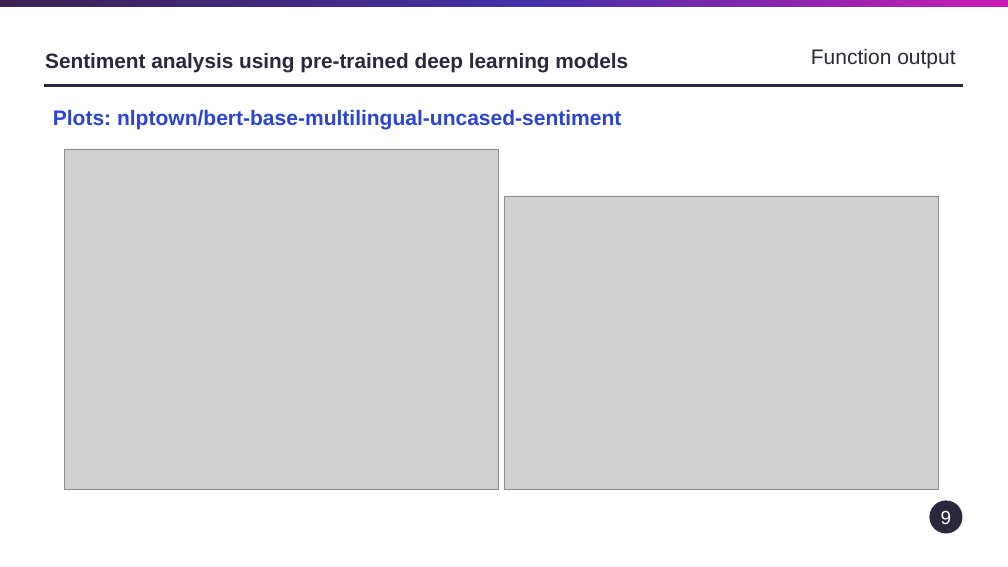
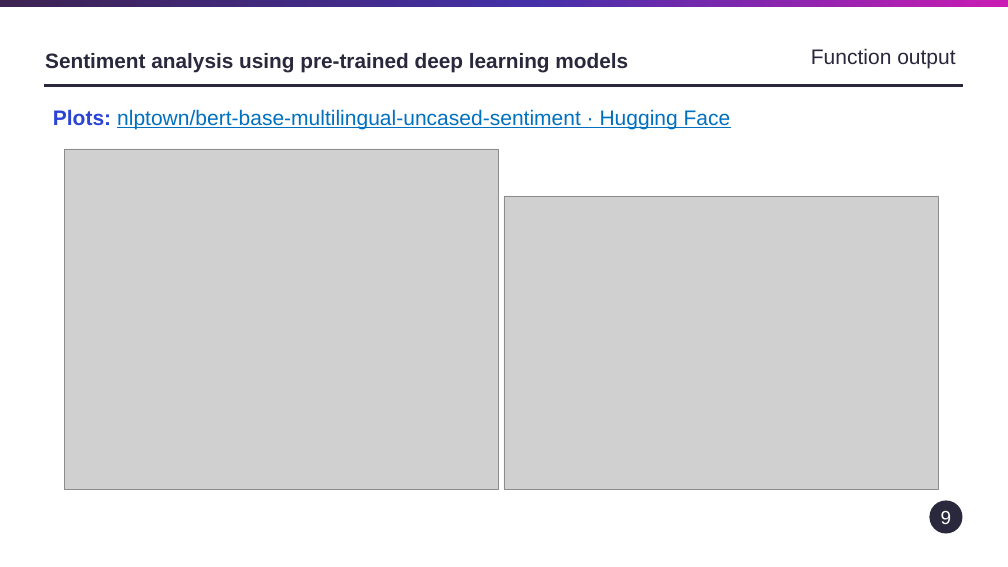
Before and after one commit to VirajOke/My-AI-Projects, a slide deck: slide 9 of nlp-exploration-notebooks-main/nlp-exploration-notebooks-main/Results/NLP_Toolkit - comments.pptx. Drawn at 1008x567 pixels with LibreOffice and Linux fonts; fonts in the diff are those of the drawing; grey boxes stand for pictures. Boxes give left, top, right and bottom in pixels: in the first picture for what was removed or moved away, otherwise in the second. Text is boxed around its words. In the diff, an @@ line names an element or a change of style, - is before the commit and + after.

```diff
--- a/nlp-exploration-notebooks-main/nlp-exploration-notebooks-main/Results/NLP_Toolkit - comments.pptx
+++ b/nlp-exploration-notebooks-main/nlp-exploration-notebooks-main/Results/NLP_Toolkit - comments.pptx
@@ text at (53,109,731,130): text changed; text colour #2B44D4 to #0070C0; bold off @@
-Plots: nlptown/bert-base-multilingual-uncased-sentiment
+Plots: nlptown/bert-base-multilingual-uncased-sentiment · Hugging Face
```
Also in this commit, not shown: 12 other slides changed, 1 slide added.
